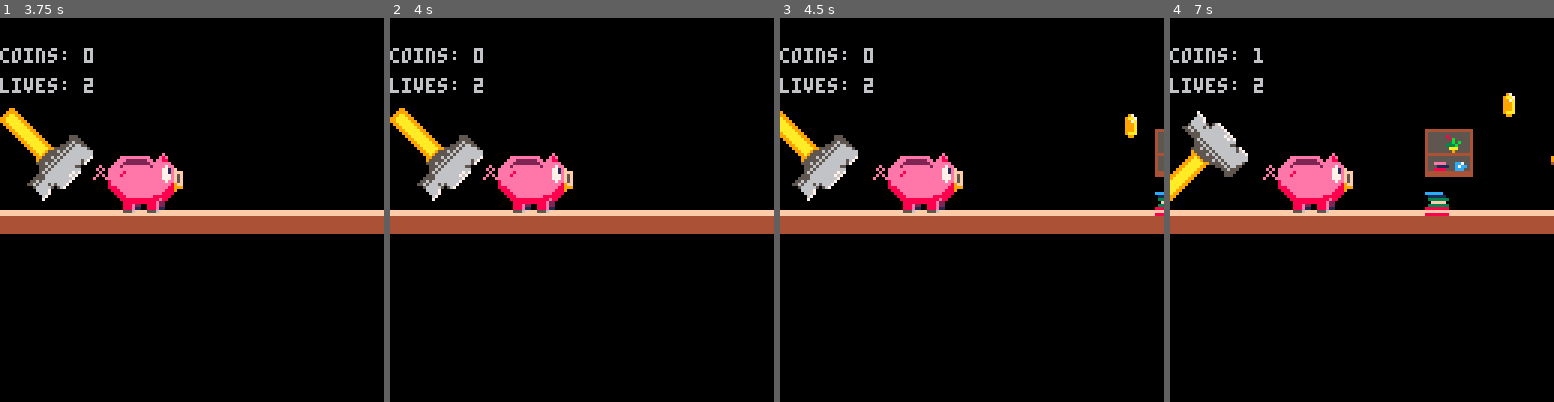
Above: before the commit, frames 1-4 (left to right).
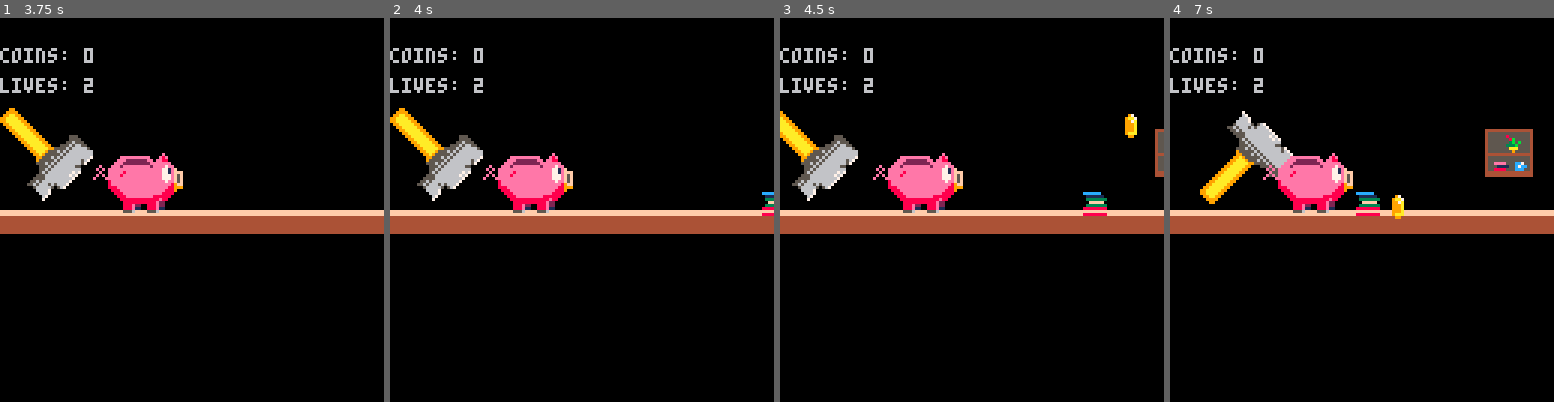
Above: after the commit, the same moments.

Repository: Houzvicka/ld44
Game: PICO-8 cartridge piggy.p8
Same seed, same stepped clock (60 frames per second), same inputs: the game is played once before the commit and once after it.
Inputs:
- Up to frame 1 (3.75 s): tap X (X key) at 0.33, 1.07, 1.85, 2.97 s; hold Right 1.6-2.1 s; hold Up 2.15-2.42 s; hold Right 2.47-3.03 s; hold Left 3.08-3.58 s
- Up to frame 2 (4 s): no input
- Up to frame 3 (4.5 s): hold Right from 4.02 s (still down); tap X (X key) at 4.08 s
- Up to frame 4 (7 s): release Right at 4.68 s; hold Up 4.73-5.03 s; hold Left 5.08-5.68 s; tap X (X key) at 5.2, 6.32 s; hold Right 6.08-6.58 s; hold Right from 6.63 s (still down)

Frame 1 is identical in both runs. In frame 2, 0.1% of the frame differs, in the area x 96-100%, y 45-52%; in frame 3, 0.4%; in frame 4, 8.0%, in the area x 0-100%, y 7-53%.

Commit message:
Update piggy.p8

Diff:
--- a/piggy.p8
+++ b/piggy.p8
@@ -397,7 +397,7 @@
 end
 
 function move_ob(ob)
-	ob.x -= curr_speed/2
+	ob.x -= curr_speed
 end
 
 
